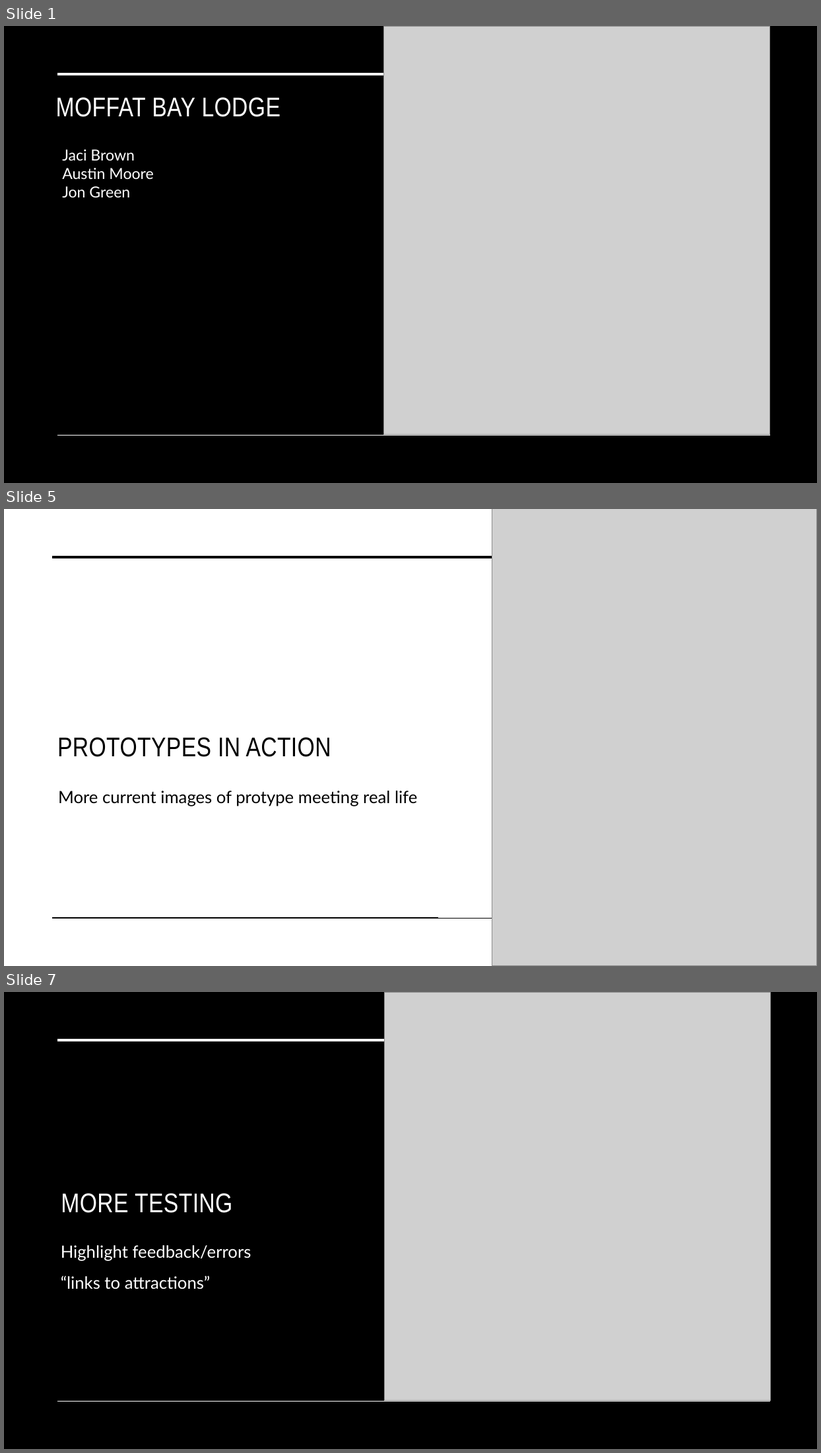
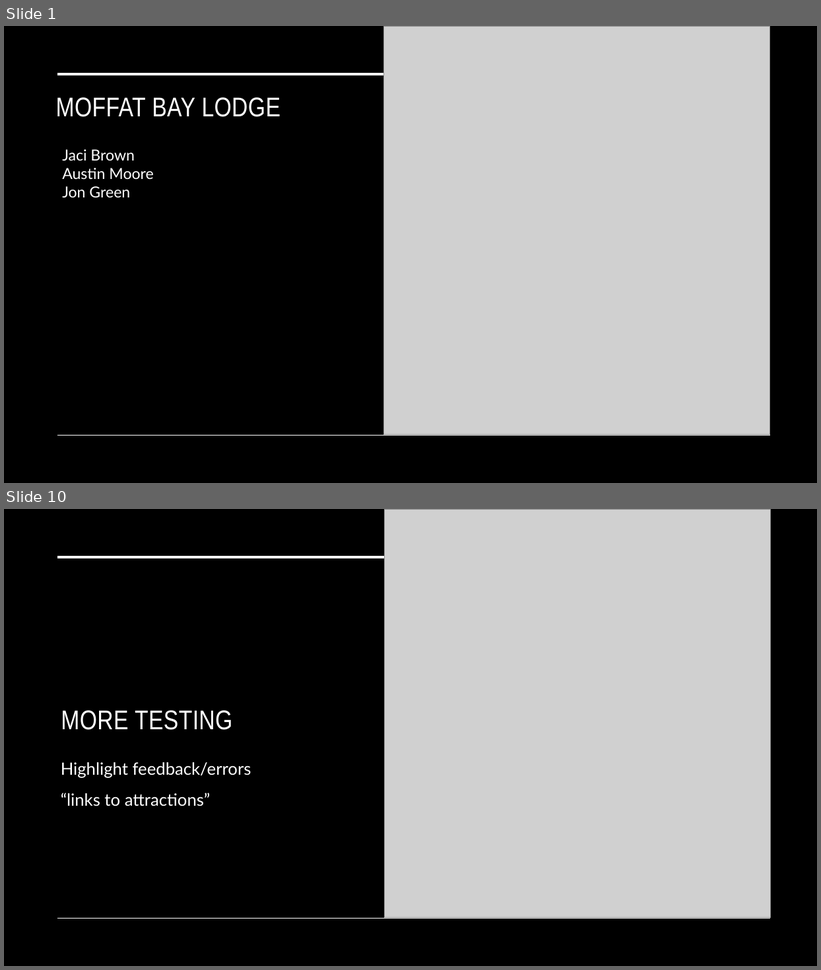
Before and after one commit to JKBrown11/Moffat-Bay, a slide deck: Presentation_Files/ROUGH_MBLodge_group1.pptx. Shown one above the other, each under a label of ours: slides 1, 5 and 7 before the commit, slides 1 and 10 after it; the slides between them are not shown. The pictures are 821x1453 and 821x970 pixels, drawn with LibreOffice and Linux fonts; fonts in the diff are those of the drawing; grey boxes stand for pictures. Boxes give left, top, right and bottom in pixels: in the first picture for what was removed or moved away, otherwise in the second. Text is boxed around its words. In the diff, an @@ line names an element or a change of style, - is before the commit and + after.

Commit message:
Updating presentation with prototype, ERD, and some about us/ lessons content

```diff
--- a/Presentation_Files/ROUGH_MBLodge_group1.pptx
+++ b/Presentation_Files/ROUGH_MBLodge_group1.pptx
@@ slide 5 removed at bbox=[4, 509, 817, 966], background #FFFFFF @@
@@ picture removed at bbox=[492, 509, 817, 966] @@
@@ line removed from (52, 557) to (438, 557) @@
@@ line removed from (57, 557) to (764, 557) @@
@@ title removed at bbox=[57, 737, 331, 757] @@
-PROTOTYPES IN ACTION
@@ subtitle removed at bbox=[58, 791, 417, 807] @@
-More current images of protype meeting real life
@@ line removed from (52, 918) to (438, 918) @@
@@ line removed from (57, 919) to (764, 919) @@
@@ what was slide 7 is now slide 10 @@
```
Also in this commit, not shown: 2 slides changed, 6 slides added, 2 other slides removed, 2 other files.
